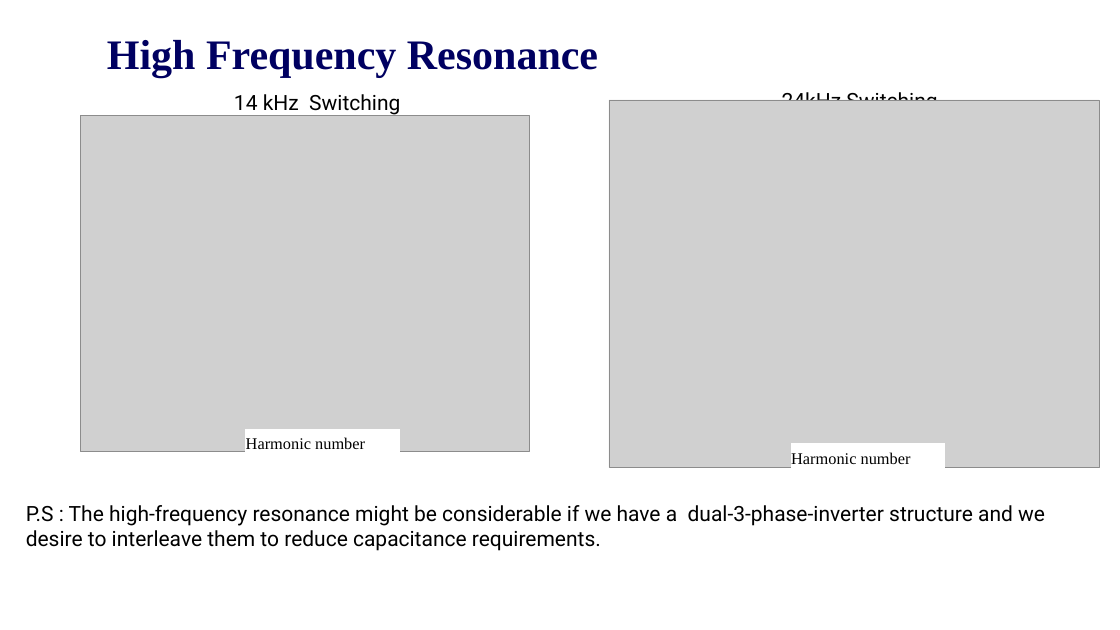
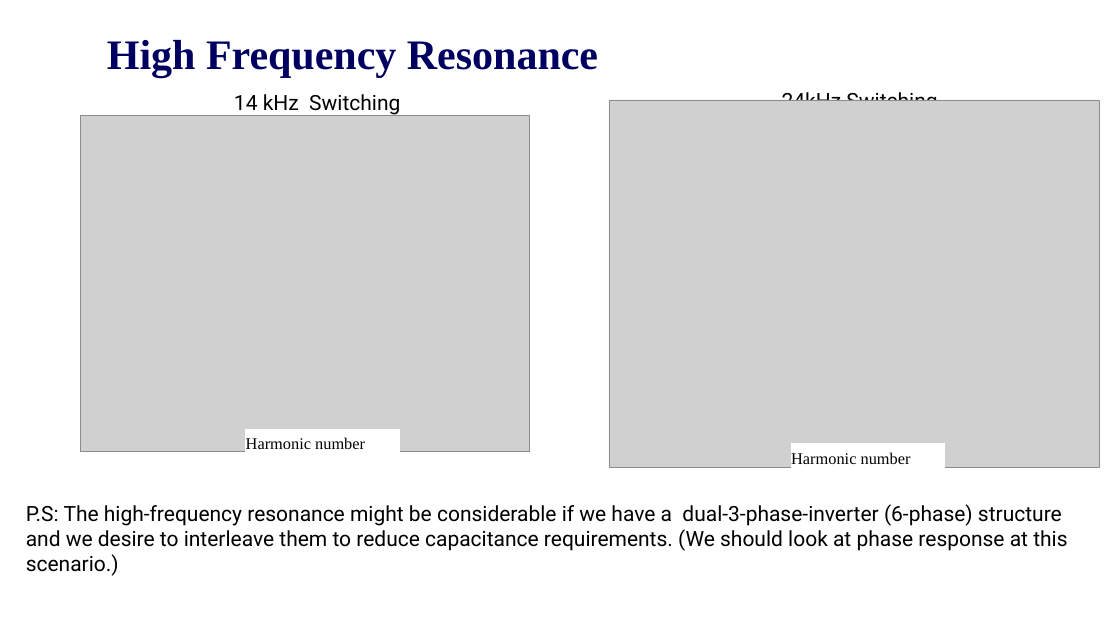
Before and after one commit to EnesAyaz/KTH, a slide deck: slide 12 of Weekly-Reports/HarmonicModellingInverter-Scania-2024.12.17.pptx. Drawn at 1120x630 pixels with LibreOffice and Linux fonts; fonts in the diff are those of the drawing; grey boxes stand for pictures; background and template pictures are left out. Boxes give left, top, right and bottom in pixels: in the first picture for what was removed or moved away, otherwise in the second. Text is boxed around its words. In the diff, an @@ line names an element or a change of style, - is before the commit and + after.

```diff
--- a/Weekly-Reports/HarmonicModellingInverter-Scania-2024.12.17.pptx
+++ b/Weekly-Reports/HarmonicModellingInverter-Scania-2024.12.17.pptx
@@ text at [26,504,1067,576]: text changed @@
-P.S : The high-frequency resonance might be considerable if we have a dual-3-phase-inverter structure and we desire to interleave them to reduce capacitance requirements.
+P.S: The high-frequency resonance might be considerable if we have a dual-3-phase-inverter (6-phase) structure and we desire to interleave them to reduce capacitance requirements. (We should look at phase response at this scenario.)
```
Also in this commit, not shown: 8 other files.
